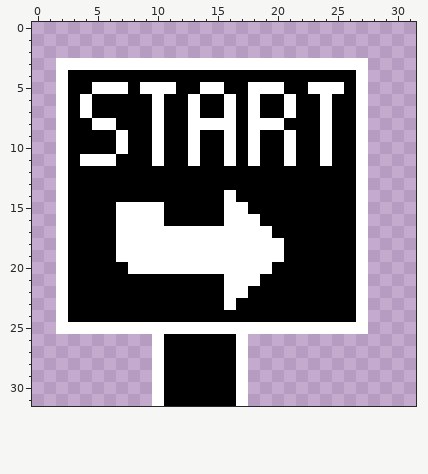
File history of a pixel-art file, Assets/Sprites/StartSign.aseprite. Above is the file before it was changed.
32x32 pixels, 1 frame.
The result:
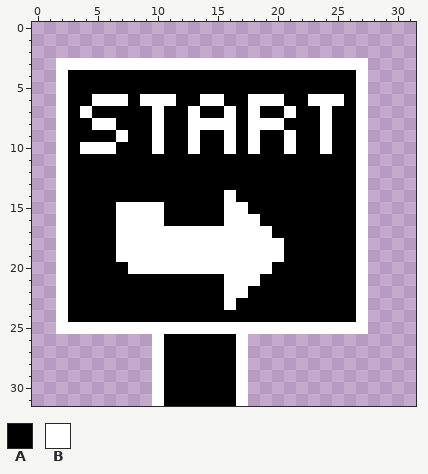
Palette (. is transparent): A #000000  B #ffffff
Changes in this commit:
Colour B becomes colour A in row 5 at x 5 to 7, 9 to 11, 14 to 15, 18 to 20 and 23 to 25; in row 6 at x 4, 13, 16 and 21; in row 10 at x 7; in row 11 at x 4 to 6, 10, 13, 16, 18, 21 and 24.
Colour A becomes colour B in row 6 at x 5 to 7, 9, 11, 14 to 15, 19 to 20, 23 and 25; in row 10 at x 4 to 6.
Changed places in both pictures, as pixel boxes (x1, y1, x2, y2):
changed: (80, 82, 344, 166)
